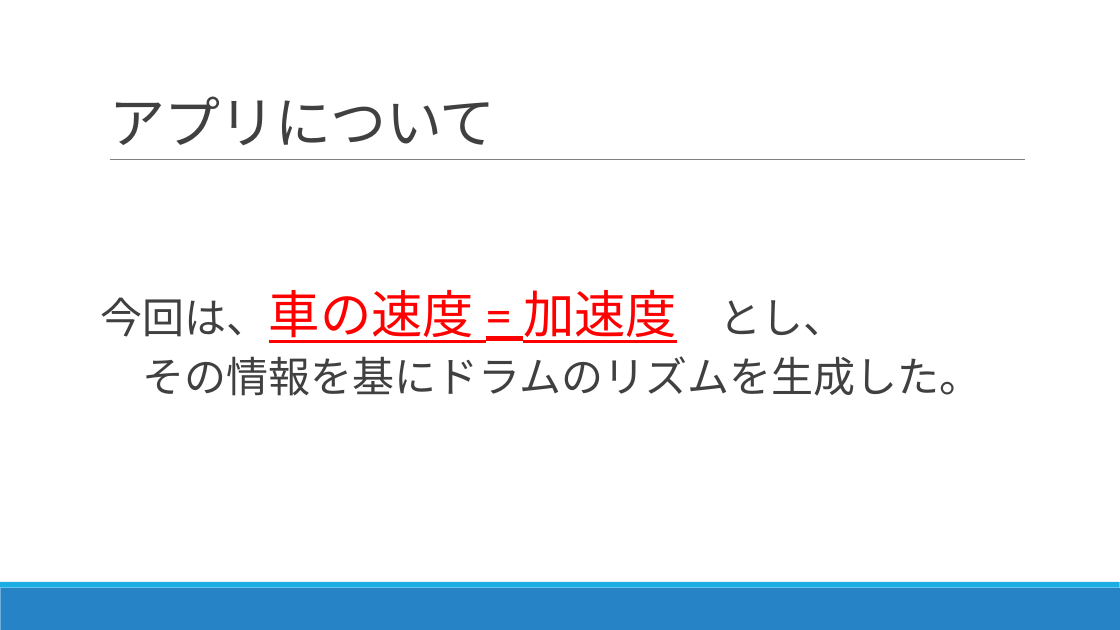
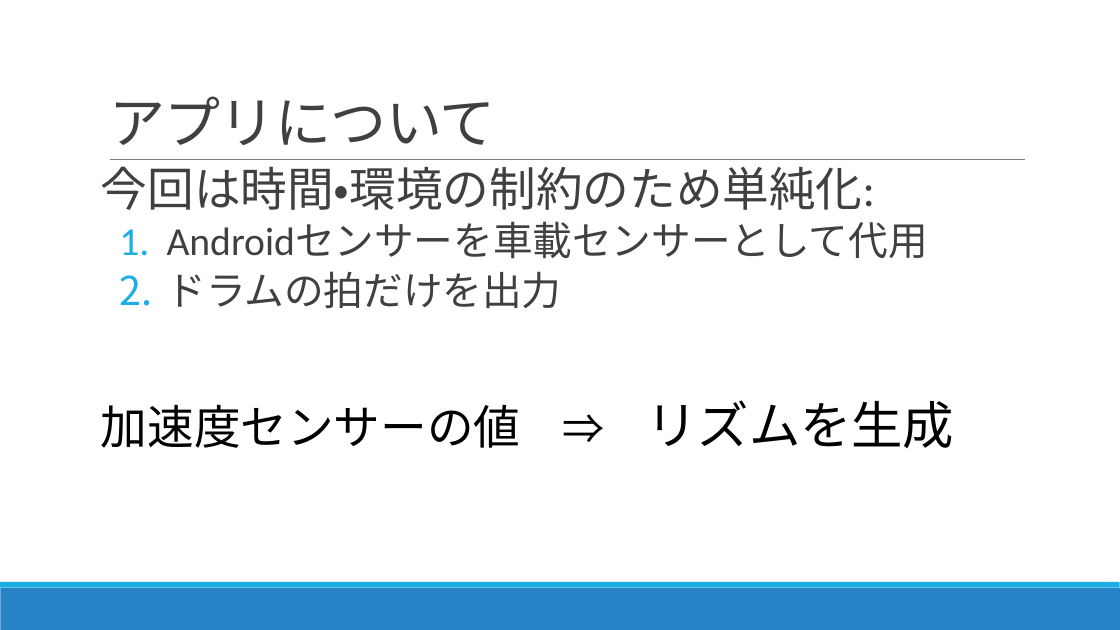
Before and after one commit to aquavit/comporive, a slide deck: slide 5 of コンポライブ.pptx. Drawn at 1120x630 pixels with LibreOffice and Linux fonts; fonts in the diff are those of the drawing. Boxes give left, top, right and bottom in pixels: in the first picture for what was removed or moved away, otherwise in the second. Text is boxed around its words. In the diff, an @@ line names an element or a change of style, - is before the commit and + after.

```diff
--- a/コンポライブ.pptx
+++ b/コンポライブ.pptx
@@ text at (101,159,954,448): text changed; size 36 to 34 pt @@
-今回は、車の速度 = 加速度 とし、
-その情報を基にドラムのリズムを生成した。
+今回は時間・環境の制約のため単純化:
+  1. Androidセンサーを車載センサーとして代用
+  2. ドラムの拍だけを出力
+加速度センサーの値 ⇒ リズムを生成
```
Also in this commit, not shown: 1 other slide changed, 4 slides added, 2 slides removed.
